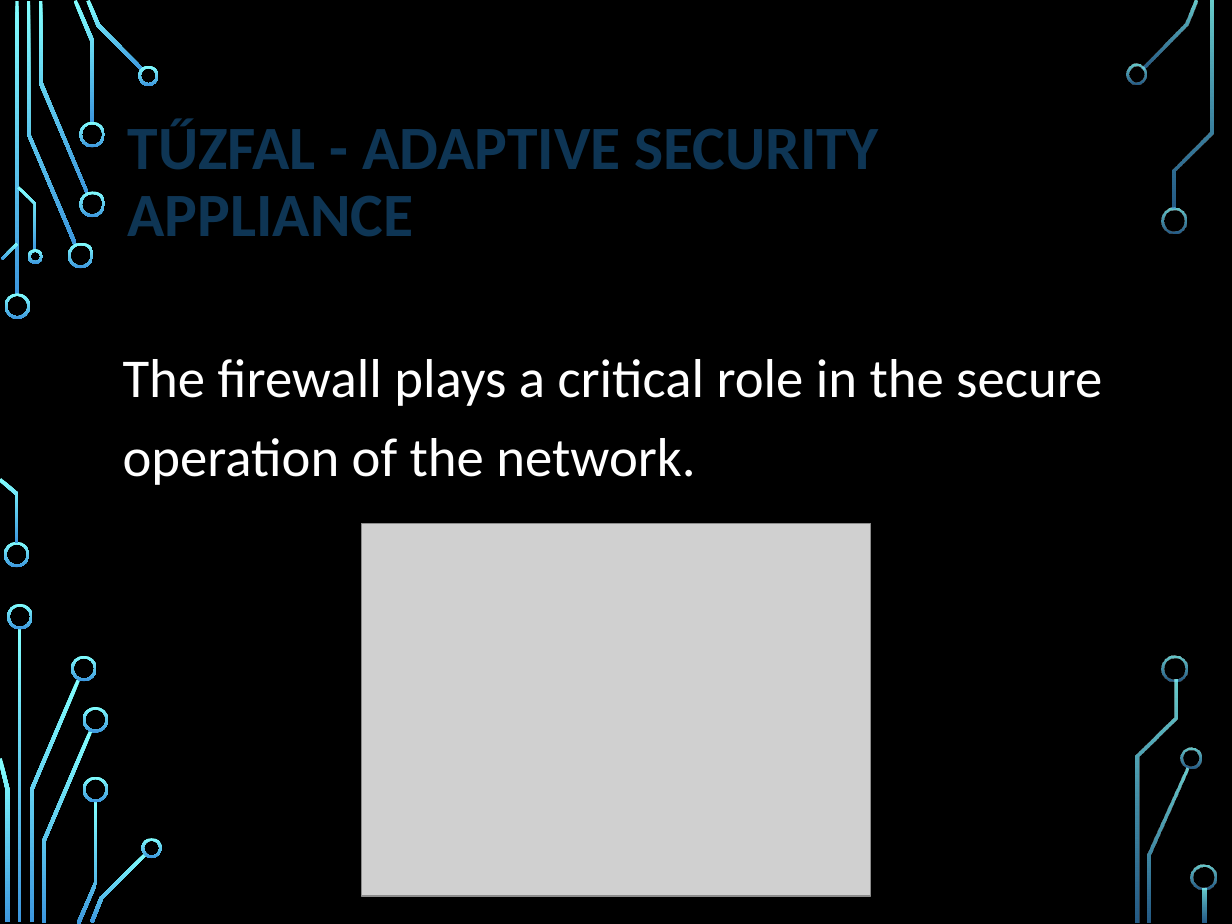
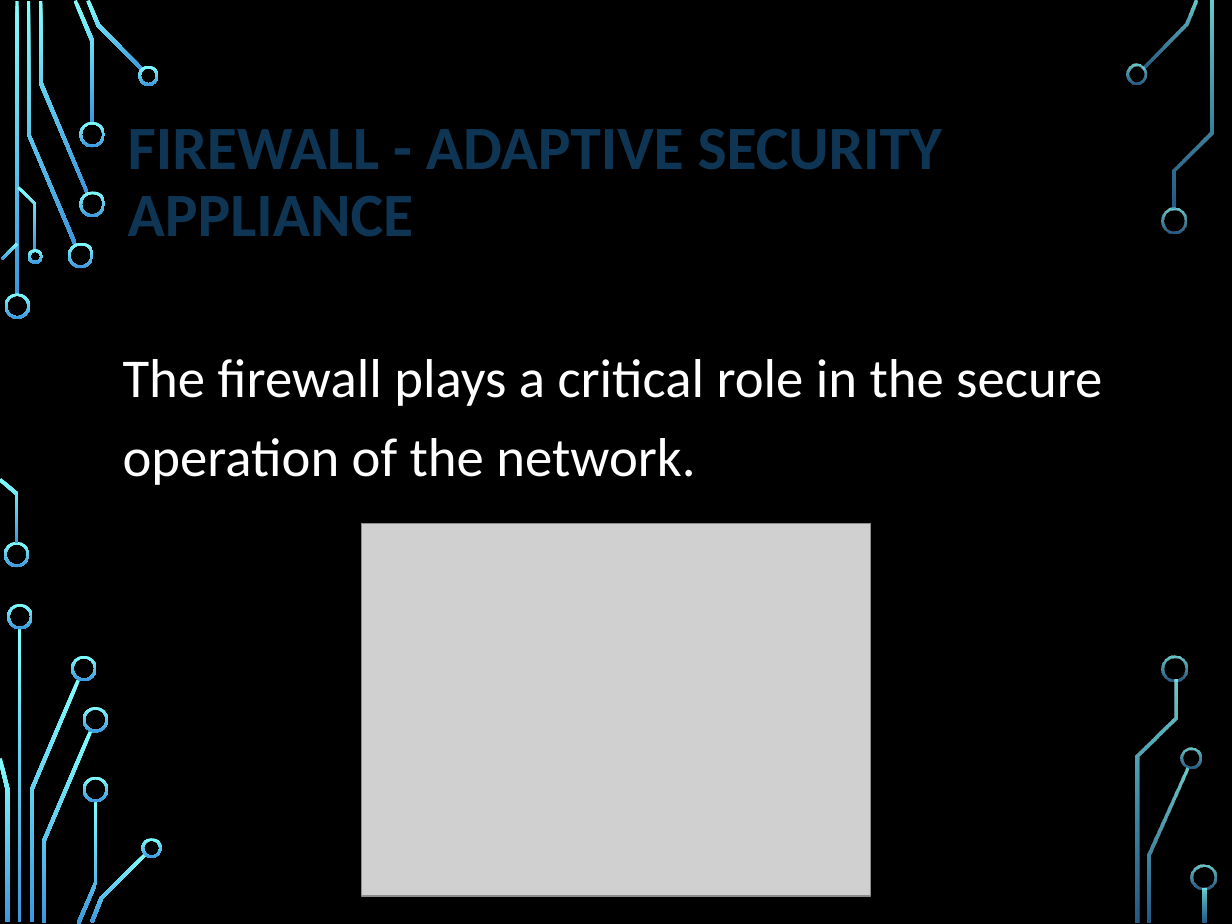
Before and after one commit to LocskaG/Uzemelteto_vizsgaremek_2024, a slide deck: slide 11 of BEMUTATÓ/ANGOL_Halozattervezesi_vizsgaremek_ppt.pptx. Drawn at 1232x924 pixels with LibreOffice and Linux fonts; fonts in the diff are those of the drawing; grey boxes stand for pictures; background and template pictures are left out. Boxes give left, top, right and bottom in pixels: in the first picture for what was removed or moved away, otherwise in the second. Text is boxed around its words. In the diff, an @@ line names an element or a change of style, - is before the commit and + after.

Commit message:
megjegyzés a fordításhoz

```diff
--- a/BEMUTATÓ/ANGOL_Halozattervezesi_vizsgaremek_ppt.pptx
+++ b/BEMUTATÓ/ANGOL_Halozattervezesi_vizsgaremek_ppt.pptx
@@ title at [128,129,942,236]: text changed @@
-TŰZFAL - ADAPTIVE SECURITY APPLIANCE
+FIREWALL - ADAPTIVE SECURITY APPLIANCE
```
